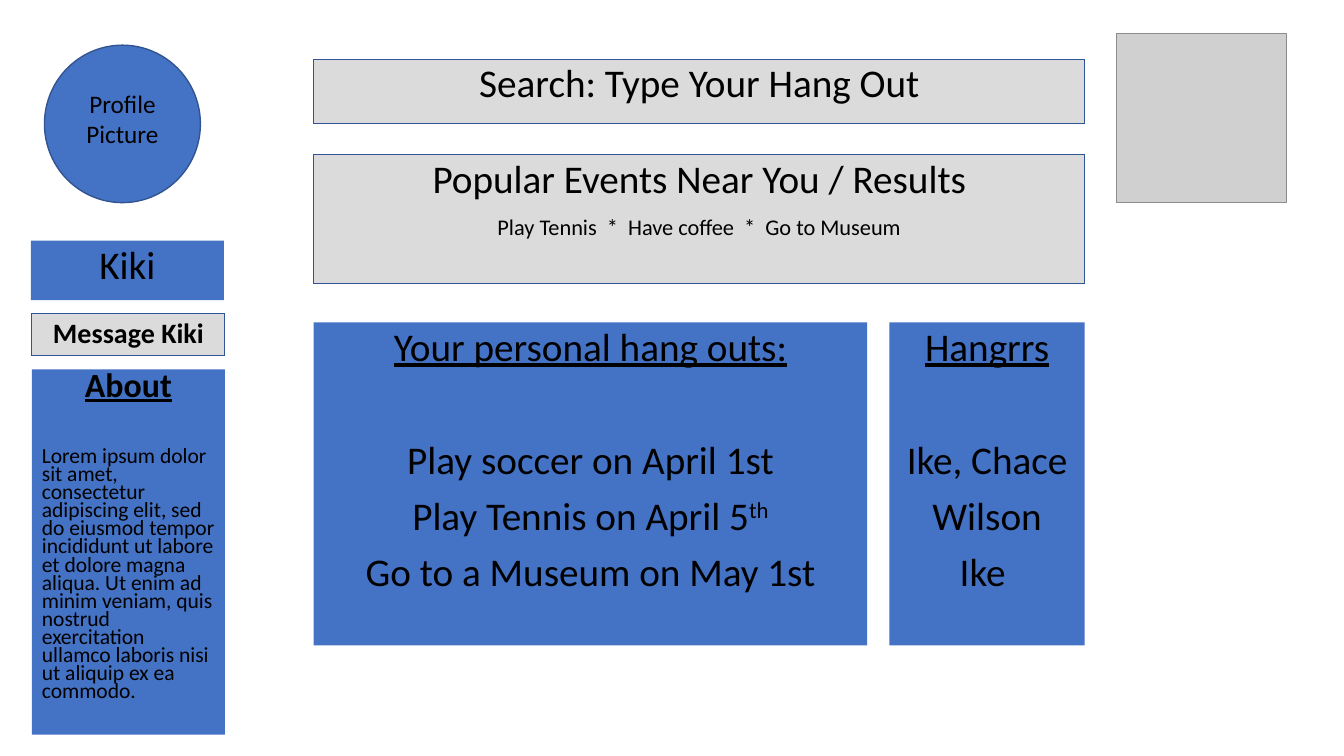
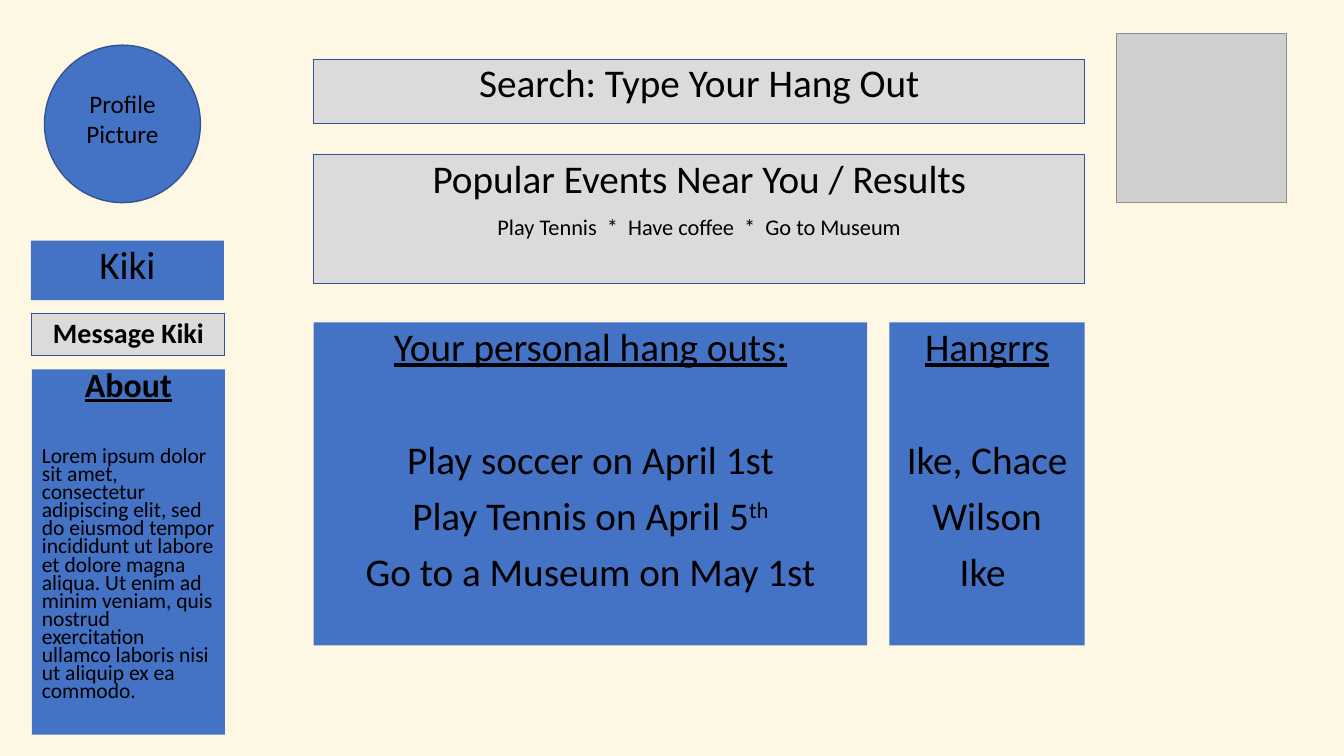
Before and after one commit to wcalil/project-2, a slide deck: slide 6 of hangrr.pptx (slide 7 before the commit). Drawn at 1344x756 pixels with LibreOffice and Linux fonts; fonts in the diff are those of the drawing; grey boxes stand for pictures. Boxes give left, top, right and bottom in pixels: in the first picture for what was removed or moved away, otherwise in the second. Text is boxed around its words. In the diff, an @@ line names an element or a change of style, - is before the commit and + after.

```diff
--- a/hangrr.pptx
+++ b/hangrr.pptx
@@ background #FFFFFF to #FDF7E3 @@
```
Also in this commit, not shown: 4 other slides changed, 1 slide added, 3 slides removed, 2 other files.
